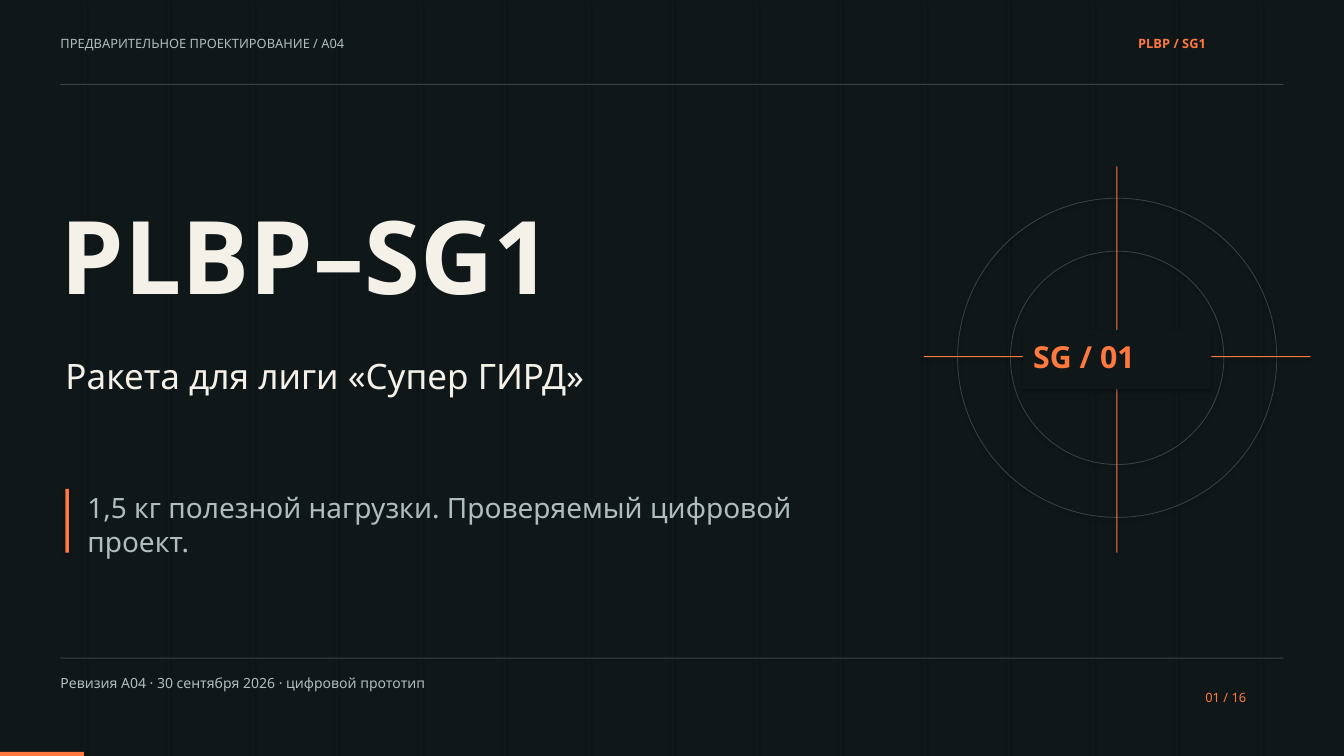
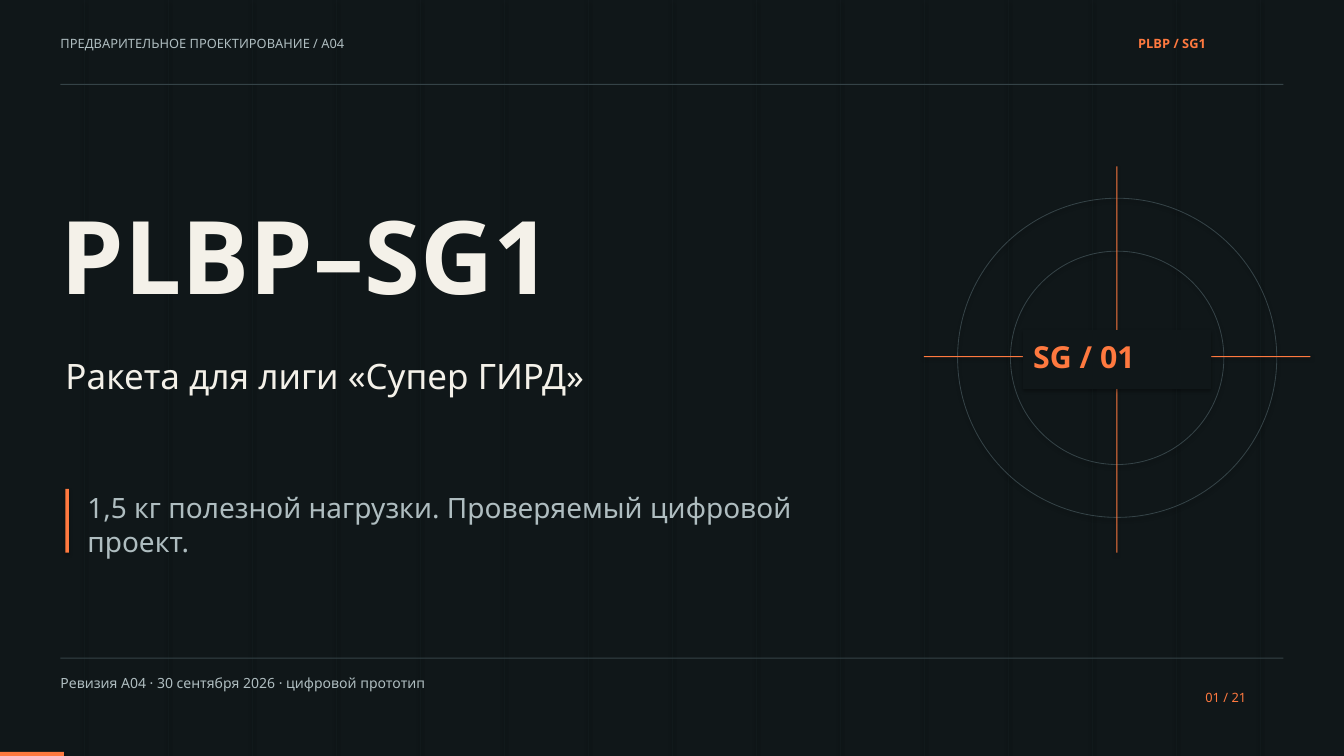
Before and after one commit to Ogonec17/Rocket, a slide deck: slide 1 of presentation/PLBP-SG1.pptx. Drawn at 1344x756 pixels with LibreOffice and Linux fonts; fonts in the diff are those of the drawing. Boxes give left, top, right and bottom in pixels: in the first picture for what was removed or moved away, otherwise in the second. Text is boxed around its words. In the diff, an @@ line names an element or a change of style, - is before the commit and + after.

```diff
--- a/presentation/PLBP-SG1.pptx
+++ b/presentation/PLBP-SG1.pptx
@@ text at <box>1205,692,1247,702</box>: text changed @@
-01 / 16
+01 / 21
@@ rectangle: place and size @@
-rectangle at <box>0,752,84,756</box>
+rectangle at <box>0,752,64,756</box>
```
Also in this commit, not shown: 15 other slides changed, 5 slides added, 18 other files.
